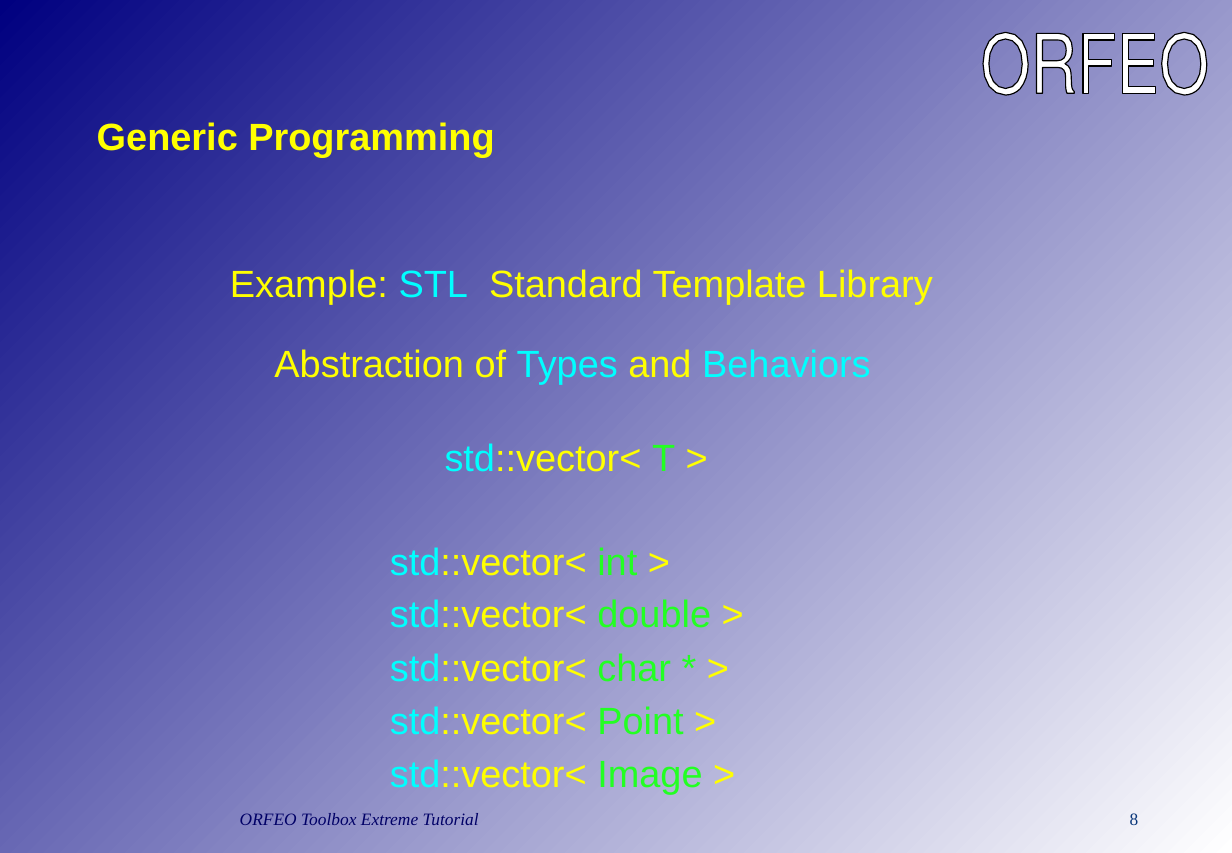
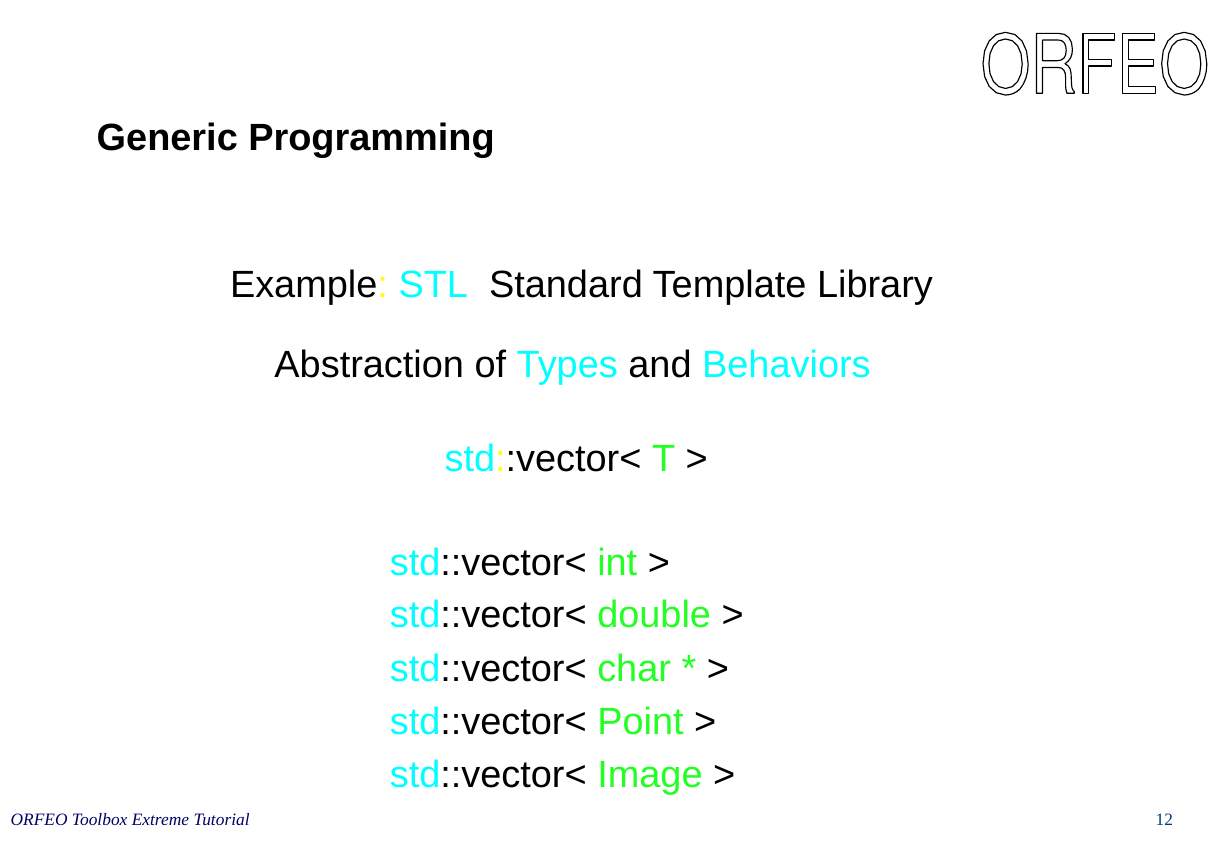
Before and after one commit to orfeotoolbox/OTB-Documents, a slide deck: slide 12 of CourseWare/OTBIn90Minutes.ppt (slide 8 before the commit). Drawn at 1232x853 pixels with LibreOffice and Linux fonts; fonts in the diff are those of the drawing. Boxes give left, top, right and bottom in pixels: in the first picture for what was removed or moved away, otherwise in the second. Text is boxed around its words. In the diff, an @@ line names an element or a change of style, - is before the commit and + after.

```diff
--- a/CourseWare/OTBIn90Minutes.ppt
+++ b/CourseWare/OTBIn90Minutes.ppt
@@ background gradient #000080 to #FFFFFF to #FFFFFF @@
@@ title "Generic Programming" at (97, 122, 494, 157): text colour #FFFF00 to #000000 @@
@@ text "Example: STL Standard Template Library" at (230, 269, 933, 304): text colour #FFFF00 to #000000 in "Example: Standard Template Library" @@
@@ text "Abstraction of Types and Behaviors" at (274, 349, 871, 385): text colour #FFFF00 to #000000 in "Abstraction of and" @@
@@ text "std::vector< T >" at (445, 443, 675, 472): text colour #FFFF00 to #000000 in "std::vector< >" @@
@@ text "std::vector< int >" at (390, 547, 711, 794): text colour #FFFF00 to #000000 in "std::vector< >", "std::vector< >", "std::vector< >", "std::vector< >" and 1 more places @@
@@ text "ORFEO Toolbox Extreme Tutorial": place and size @@
-text "ORFEO Toolbox Extreme Tutorial" at (240, 813, 479, 825)
+text "ORFEO Toolbox Extreme Tutorial" at (11, 813, 250, 825)
@@ page number removed at (1130, 813, 1139, 825) @@
-8
@@ page number added at (1156, 813, 1173, 825), 11 pt, text #09367A @@
+12
```
Also in this commit, not shown: 23 other slides changed, 8 slides added, 3 slides removed.
